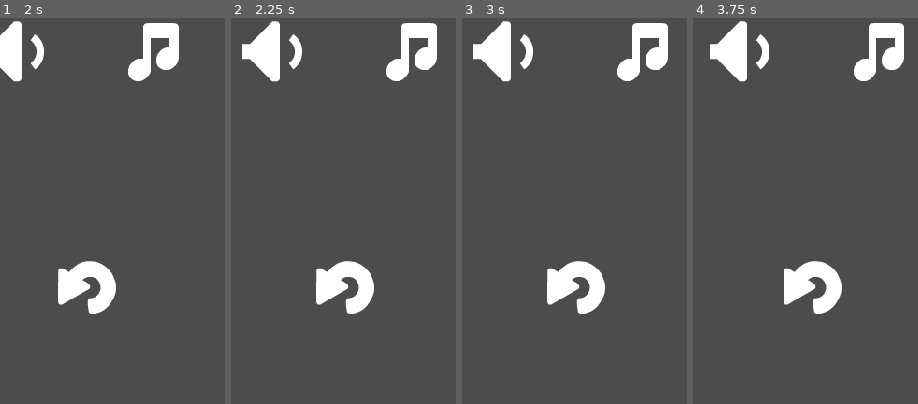
Above: before the commit, frames 1-4 (left to right).
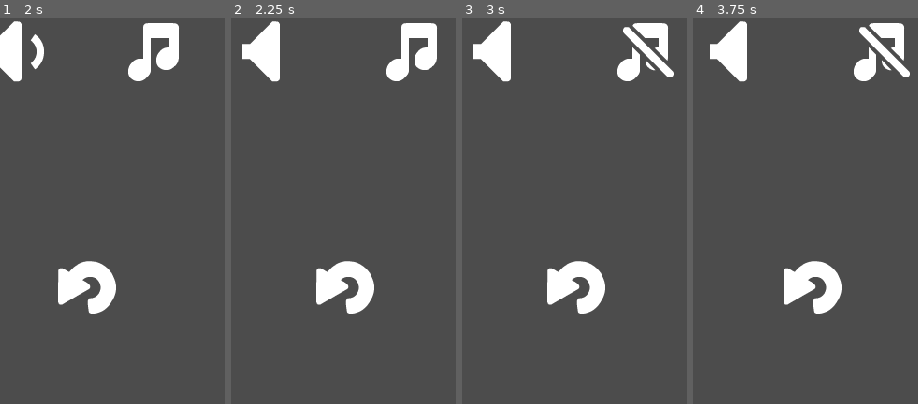
Above: after the commit, the same moments.

Repository: jagc/circleJump
Game: Godot game, scene res://objects/main.tscn
Two runs of this game, one before a commit and one after it. Both use one fixed random seed, a clock stepped at 60 frames per second and the inputs below.
Inputs (mouse positions are % of the whole screen's width and height, from its top left):
- Up to frame 1 (2 s): click (66, 32) at 0.5 s; tap Enter at 1.25 s; move the mouse to (72, 43) at 1.27 s; click (72, 43) at 1.42 s
- Up to frame 2 (2.25 s): click (28, 32) at 2 s
- Up to frame 3 (3 s): click (66, 32) at 2.75 s
- Up to frame 4 (3.75 s): click (50, 63) at 3.5 s
The pictures show only the part of the screen within x 25-75%, y 28-78%; the shares and areas given below are measured in that part.

Frame 1 is identical in both runs. In frame 2, 0.3% of the frame differs, in the area x 25-32%, y 4-14%; in frame 3, 1.0%; in frame 4, 1.0%, in the area x 28-97%, y 2-16%.

Commit message:
made buttons on settings screen functional

Diff:
--- a/scripts/screens.gd
+++ b/scripts/screens.gd
@@ -2,6 +2,10 @@
 
 signal startGame
 
+var soundButtons = {true: preload("res://assets/images/buttons/audioOn.png"),
+					false: preload("res://assets/images/buttons/audioOff.png")}
+var musicButtons = {true: preload("res://assets/images/buttons/musicOn.png"),
+					false: preload("res://assets/images/buttons/musicOff.png")}
 var currentScreen = null
 
 func _ready():
@@ -11,12 +15,12 @@
 func registerButtons():
 	var buttons = get_tree().get_nodes_in_group("buttons")
 	for button in buttons:
-		button.connect("pressed", self, "_on_button_pressed", [button.name])
+		button.connect("pressed", self, "_on_button_pressed", [button])
 
-func _on_button_pressed(name):
+func _on_button_pressed(button):
 	if settings.enableSound:
 		$click.play()
-	match name:
+	match button.name:
 		"home":
 			changeScreen($titleScreen)
 		"play":
@@ -25,6 +29,12 @@
 			emit_signal("startGame")
 		"settings":
 			changeScreen($settingsScreen)
+		"sound":
+			settings.enableSound = !settings.enableSound
+			button.texture_normal = soundButtons[settings.enableSound]
+		"music":
+			settings.enableMusic = !settings.enableMusic
+			button.texture_normal = musicButtons[settings.enableMusic]
 
 func changeScreen(newScreen):
 	if currentScreen:
